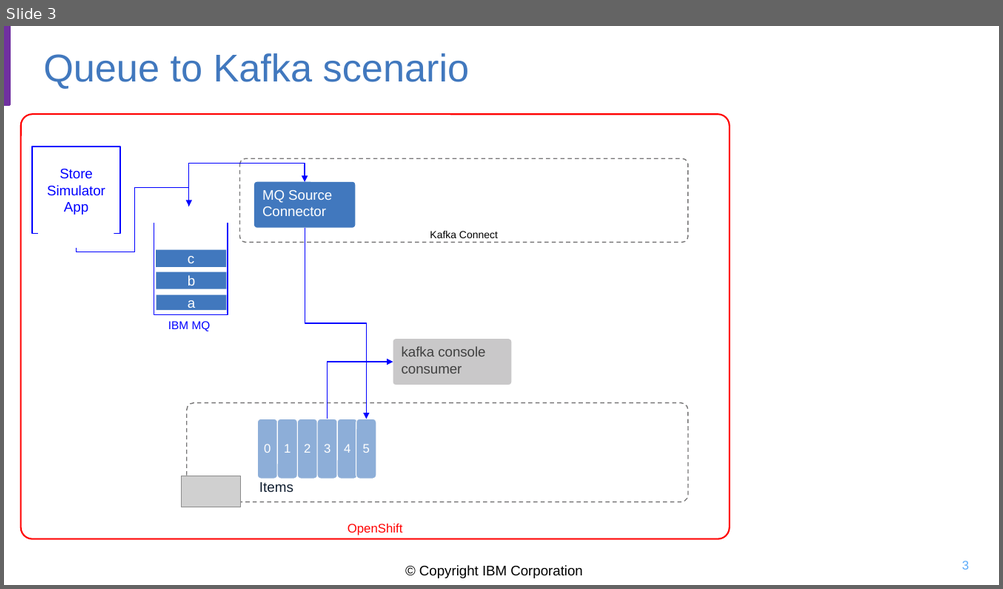
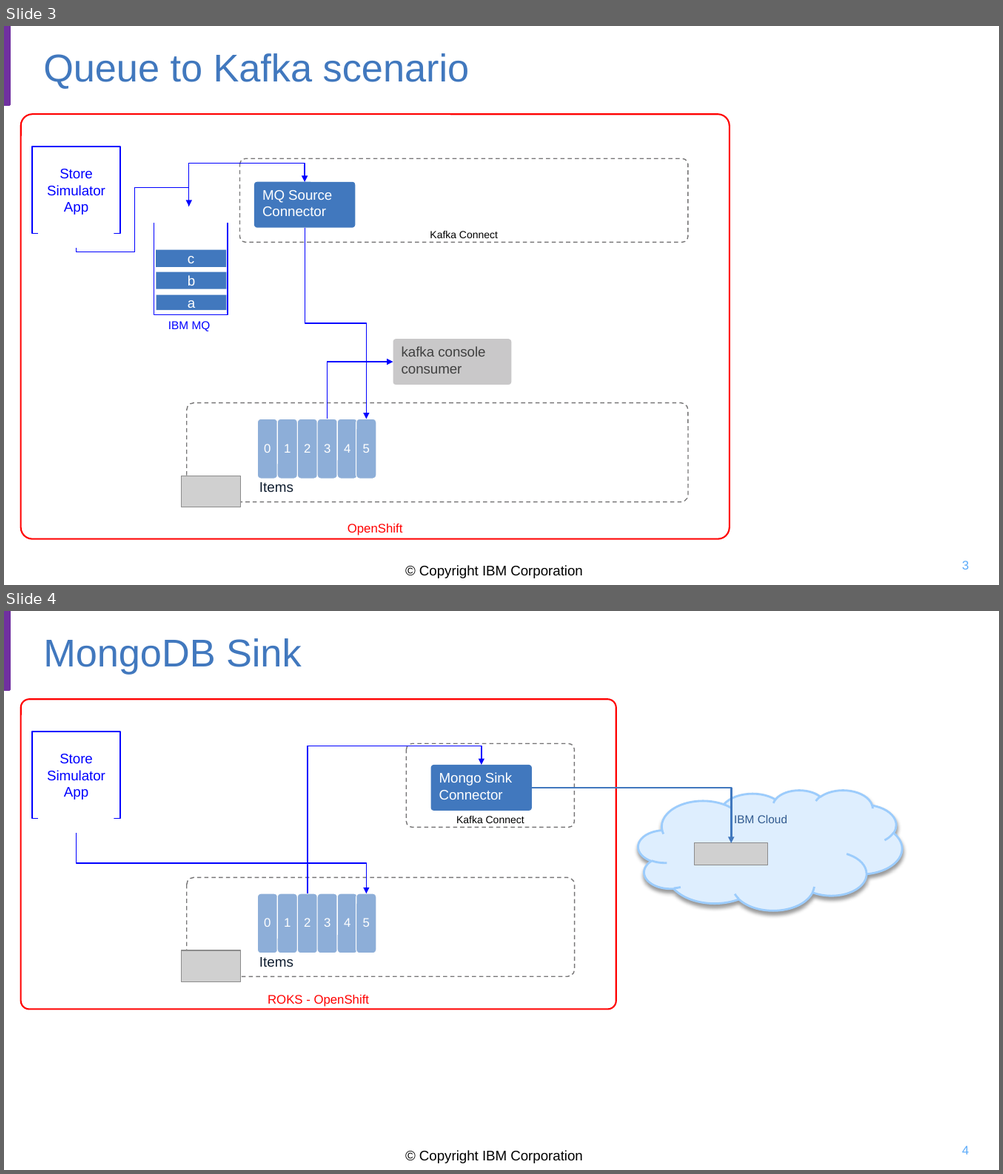
Before and after one commit to ibm-cloud-architecture/eda-lab-mq-to-kafka, a slide deck: docs/Diagrams.pptx. Shown one above the other, each under a label of ours: slide 3 before the commit, slides 3 and 4 after it. The pictures are 1003x589 and 1003x1174 pixels, drawn with LibreOffice and Linux fonts; fonts in the diff are those of the drawing; grey boxes stand for pictures; background and template pictures are left out. Boxes give left, top, right and bottom in pixels: in the first picture for what was removed or moved away, otherwise in the second. Text is boxed around its words. In the diff, an @@ line names an element or a change of style, - is before the commit and + after.

Commit message:
modify diagram and kafka cluster definition

```diff
--- a/docs/Diagrams.pptx
+++ b/docs/Diagrams.pptx
@@ slide 4 added at box(4, 611, 999, 1170), background #FFFFFF; not listed: 2 template elements that a slide beside it also shows @@
@@ title added at box(43, 638, 301, 675), 37.3 pt, text #4178BE @@
+MongoDB Sink
@@ rounded rectangle added at box(21, 699, 617, 1009), outline #FF0000 1.5 pt, 12 pt, text #FF0000 @@
+ROKS - OpenShift
@@ rectangle added at box(32, 732, 120, 819), outline #0000FF 1 pt, 13.3 pt, text #0000FF @@
+Store Simulator
+App
@@ rounded rectangle added at box(406, 743, 574, 827), outline #777677 1 pt dashed, 10 pt, text #000000 @@
+Kafka Connect
@@ elbow arrow added from (307, 894) to (481, 765), #0000FF 1 pt @@
@@ rounded rectangle added at box(431, 765, 532, 810), fill #4178BE, 13.3 pt, text #FFFFFF @@
+Mongo Sink Connector
@@ elbow arrow added from (532, 788) to (731, 843), #4178BE 2 pt @@
@@ rectangle added at box(38, 808, 114, 833), fill #FFFFFF @@
@@ rectangle added at box(149, 792, 228, 808), fill #FFFFFF @@
@@ cloud added at box(638, 790, 902, 910), fill #DEEEFE, outline #9CCCFC 2 pt, 11 pt, text #315A8E @@
+IBM Cloud
@@ elbow arrow added from (77, 833) to (366, 894), #0000FF 1 pt @@
@@ picture added at box(694, 843, 767, 866) @@
@@ rounded rectangle added at box(187, 878, 575, 977), outline #777677 1 pt dashed @@
@@ rounded rectangle added at box(258, 894, 278, 954), fill #8DAED8, outline #FFFFFF 0.75 pt, 12 pt, text #FFFFFF @@
+0
@@ rounded rectangle added at box(277, 894, 297, 954), fill #8DAED8, outline #FFFFFF 0.75 pt, 12 pt, text #FFFFFF @@
+1
@@ rounded rectangle added at box(297, 894, 317, 954), fill #8DAED8, outline #FFFFFF 0.75 pt, 12 pt, text #FFFFFF @@
+2
@@ rounded rectangle added at box(317, 894, 338, 954), fill #8DAED8, outline #FFFFFF 0.75 pt, 12 pt, text #FFFFFF @@
+3
@@ rounded rectangle added at box(338, 894, 358, 954), fill #8DAED8, outline #FFFFFF 0.75 pt, 12 pt, text #FFFFFF @@
+4
@@ rounded rectangle added at box(356, 894, 376, 954), fill #8DAED8, outline #FFFFFF 0.75 pt, 12 pt, text #FFFFFF @@
+5
@@ picture added at box(182, 951, 242, 982) @@
@@ text added at box(259, 957, 293, 967), 13.5 pt, text #101E30 @@
+Items
@@ page number added at box(962, 1146, 968, 1155), 12 pt, text #5AAAFA @@
+4
```
Also in this commit, not shown: 1 other file.
